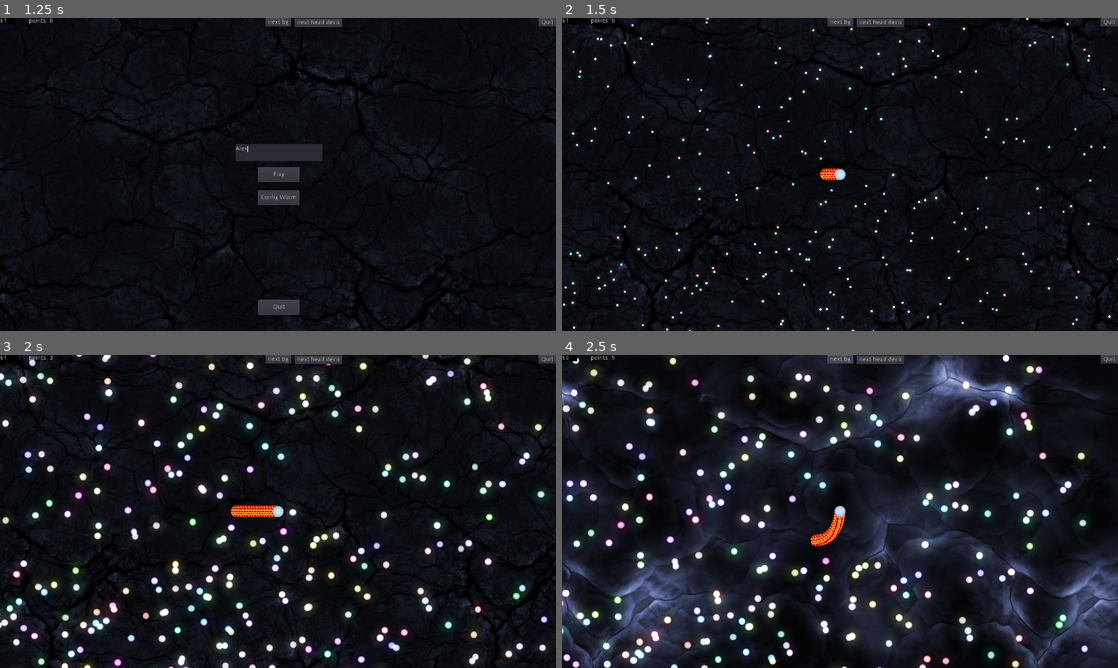
Above: before the commit, frames 1-4 (two rows, left to right).
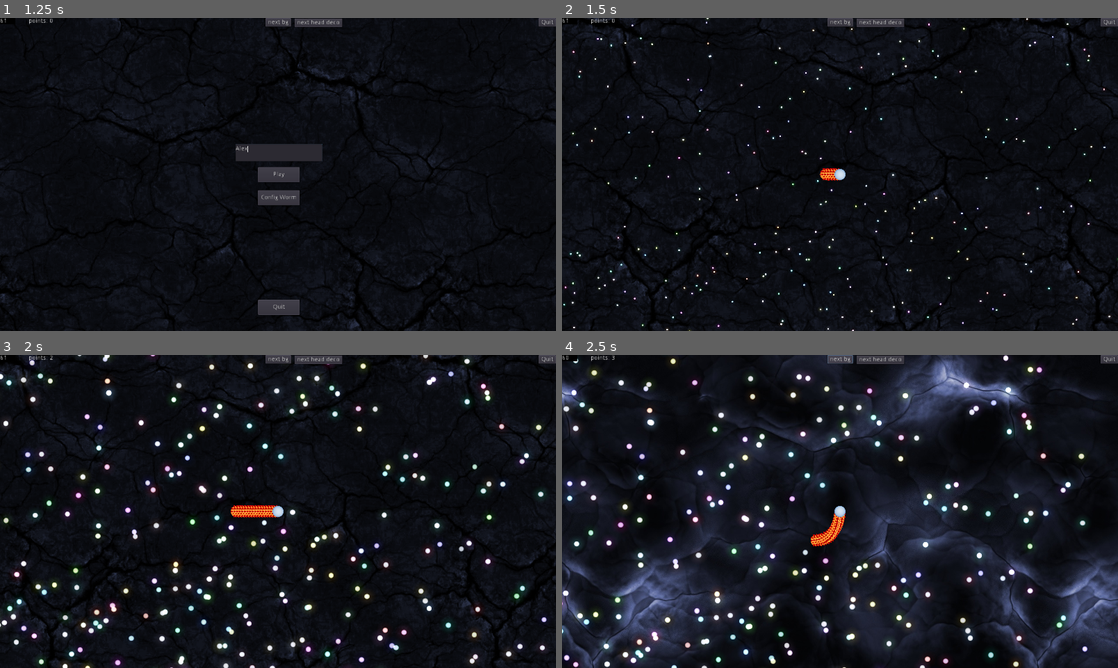
Above: after the commit, the same moments.

Repository: PostPollux/wriggly-worms
Game: Godot game, scene res://game.tscn
Same seed, same stepped clock (60 frames per second), same inputs: the game is played once before the commit and once after it. The engine's default icon, where the game draws it, is replaced by a stand-in: a white triangle on a blue panel in a dark square.
Inputs (mouse positions are in pixels of both pictures, inside the frame that each line leads up to):
- Up to frame 1 (1.25 s): click (278, 152) at 0.52 s; type "Alex" at 0.6 s
- Up to frame 2 (1.5 s): click "Play" at 1.25 s
- Up to frame 3 (2 s): no input
- Up to frame 4 (2.5 s): click "next bg" at 2 s

Frame 1 is identical in both runs. In frame 2, 0.5% of the frame differs, in the area x 0-100%, y 0-100%; in frame 3, 3.6%, in the area x 0-99%, y 0-100%; in frame 4, 3.3%.

Commit message:
make movement speed frame rate independant + adjust food size and food drop value

Diff:
--- a/Food/GlowingFood.gd
+++ b/Food/GlowingFood.gd
@@ -22,7 +22,7 @@
 	FoodMaterial.set_shader_param("seed", randf()*100)
 	FoodMaterial.set_shader_param("color", Vector3(randf(), randf(), randf()))
 
-	food_scale = Vector2( 1 + points * 0.1, 1 + points * 0.1)
+	food_scale = Vector2( 1 + points * 0.15, 1 + points * 0.15)
 
 	CreationTween = Tween.new()
 	CreationTween.connect("tween_all_completed", self, "remove_creation_tween")
--- a/Food/GlowingFood.tscn
+++ b/Food/GlowingFood.tscn
@@ -16,10 +16,9 @@
 shader_param/color = Vector3( 0.621225, 0.962688, 0.978975 )
 
 [sub_resource type="CircleShape2D" id=2]
-radius = 12.6175
+radius = 9.20549
 
 [node name="GlowingFood" type="Node2D"]
-scale = Vector2( 1.1, 1.1 )
 script = ExtResource( 1 )
 __meta__ = {
 "_edit_group_": true
@@ -28,7 +27,7 @@
 [node name="Sprite" type="Sprite" parent="."]
 material = SubResource( 1 )
 position = Vector2( 0, 0.513351 )
-scale = Vector2( 0.8, 0.8 )
+scale = Vector2( 0.6, 0.6 )
 texture = ExtResource( 3 )
 
 [node name="Area2D" type="Area2D" parent="."]
--- a/Worms/Head.gd
+++ b/Worms/Head.gd
@@ -56,7 +56,7 @@
 				last_movement_vector = calculated_movement_vector
 
 				self.look_at(self.global_position + calculated_movement_vector)
-				self.position += calculated_movement_vector * current_speed
+				self.position += calculated_movement_vector * current_speed * (60 * delta)
 
 				emit_signal("update_next_segment", last_movement_vector * -1)
 
--- a/Worms/Worm.gd
+++ b/Worms/Worm.gd
@@ -61,7 +61,7 @@
 
 
 func drop_food_on_turbo() -> void:
-	var food_value : int = int(worm_scale)
+	var food_value : int = int(worm_scale * 1.5)
 	worm_points -= food_value
 	GameManager.Game.Map.add_food_at_position(food_value, LastSegment.global_position)
 
